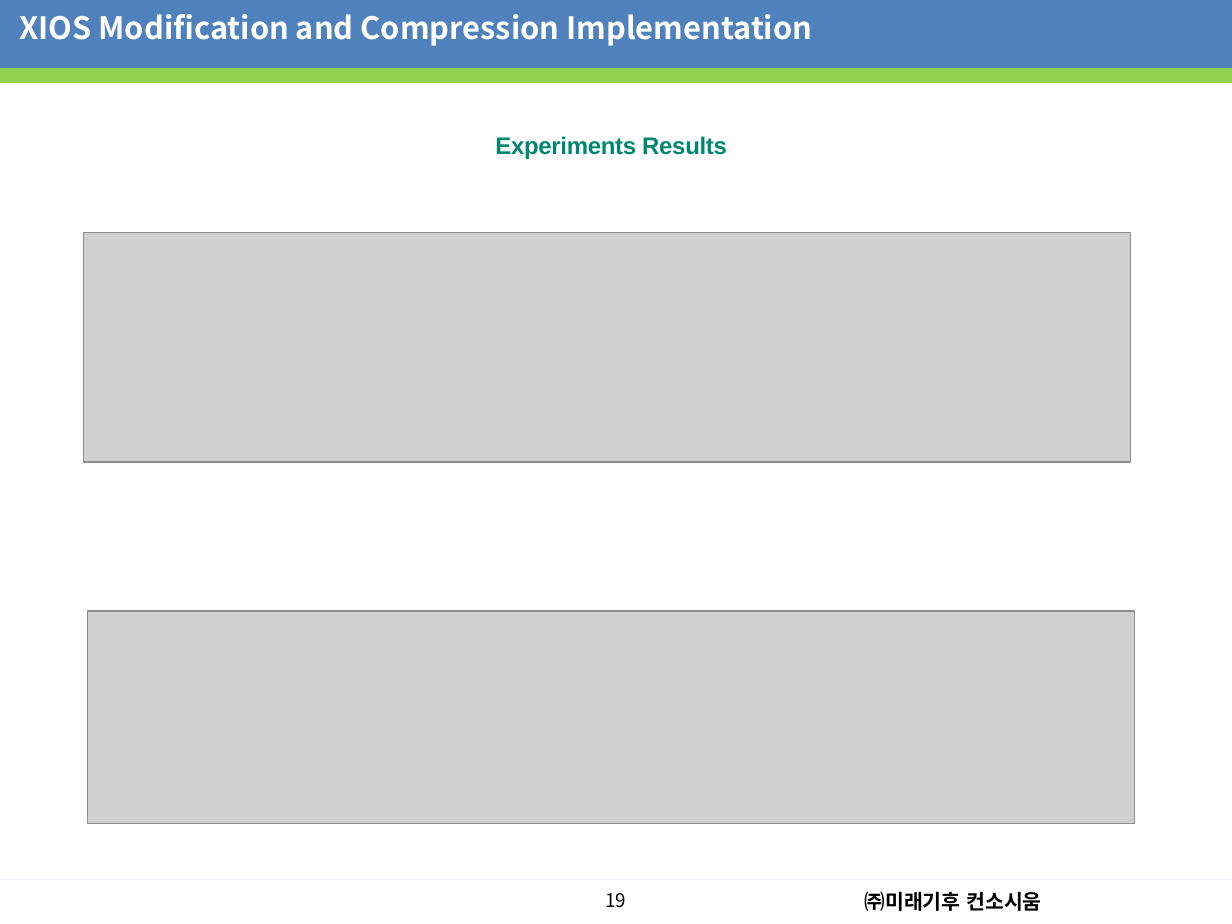
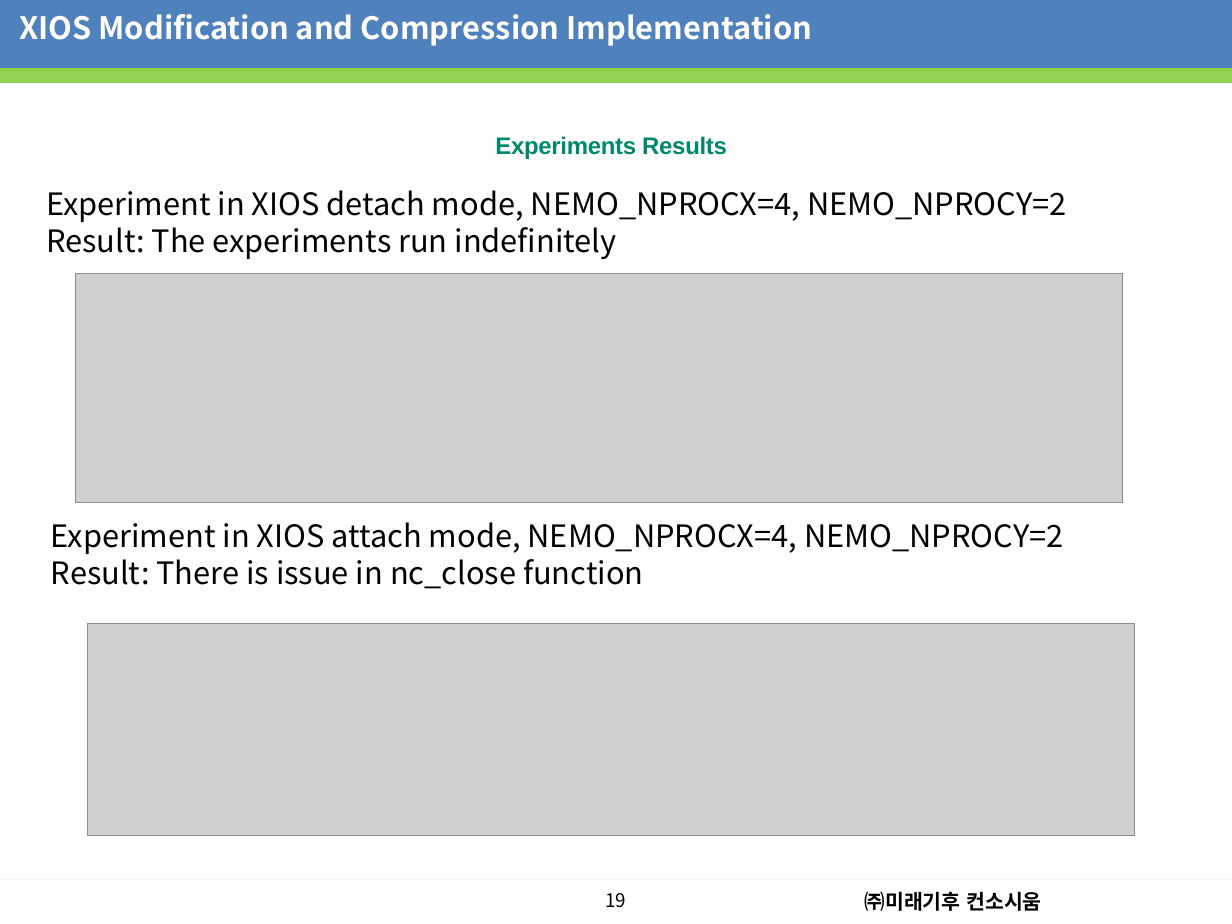
Before and after one commit to dhanifudin/presentation, a slide deck: slide 20 of seminar/Seminar20230725.pptx. Drawn at 1232x924 pixels with LibreOffice and Linux fonts; fonts in the diff are those of the drawing; grey boxes stand for pictures; background and template pictures are left out. Boxes give left, top, right and bottom in pixels: in the first picture for what was removed or moved away, otherwise in the second. Text is boxed around its words. In the diff, an @@ line names an element or a change of style, - is before the commit and + after.

```diff
--- a/seminar/Seminar20230725.pptx
+++ b/seminar/Seminar20230725.pptx
@@ text added at <box>46,190,1067,259</box>, 18 pt, text #000000 @@
+Experiment in XIOS detach mode, NEMO_NPROCX=4, NEMO_NPROCY=2
+Result: The experiments run indefinitely
@@ picture: place and size @@
-picture at <box>84,233,1131,462</box>
+picture at <box>75,274,1122,503</box>
@@ text added at <box>51,522,1064,589</box>, 18 pt, text #000000 @@
+Experiment in XIOS attach mode, NEMO_NPROCX=4, NEMO_NPROCY=2
+Result: There is issue in nc_close function
@@ picture: place and size @@
-picture at <box>87,611,1135,824</box>
+picture at <box>87,623,1135,837</box>
```
Also in this commit, not shown: 13 other slides changed.
